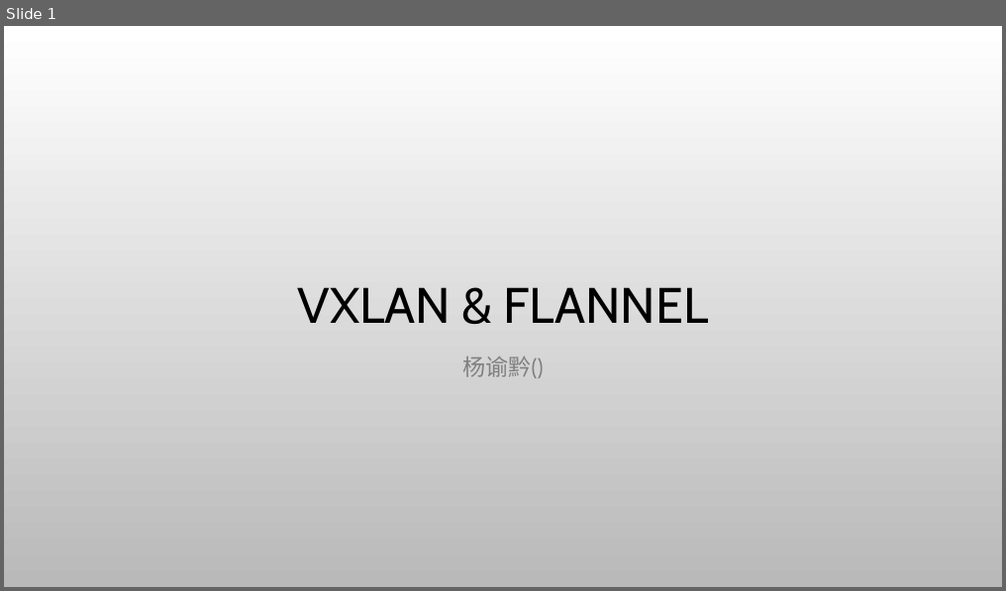
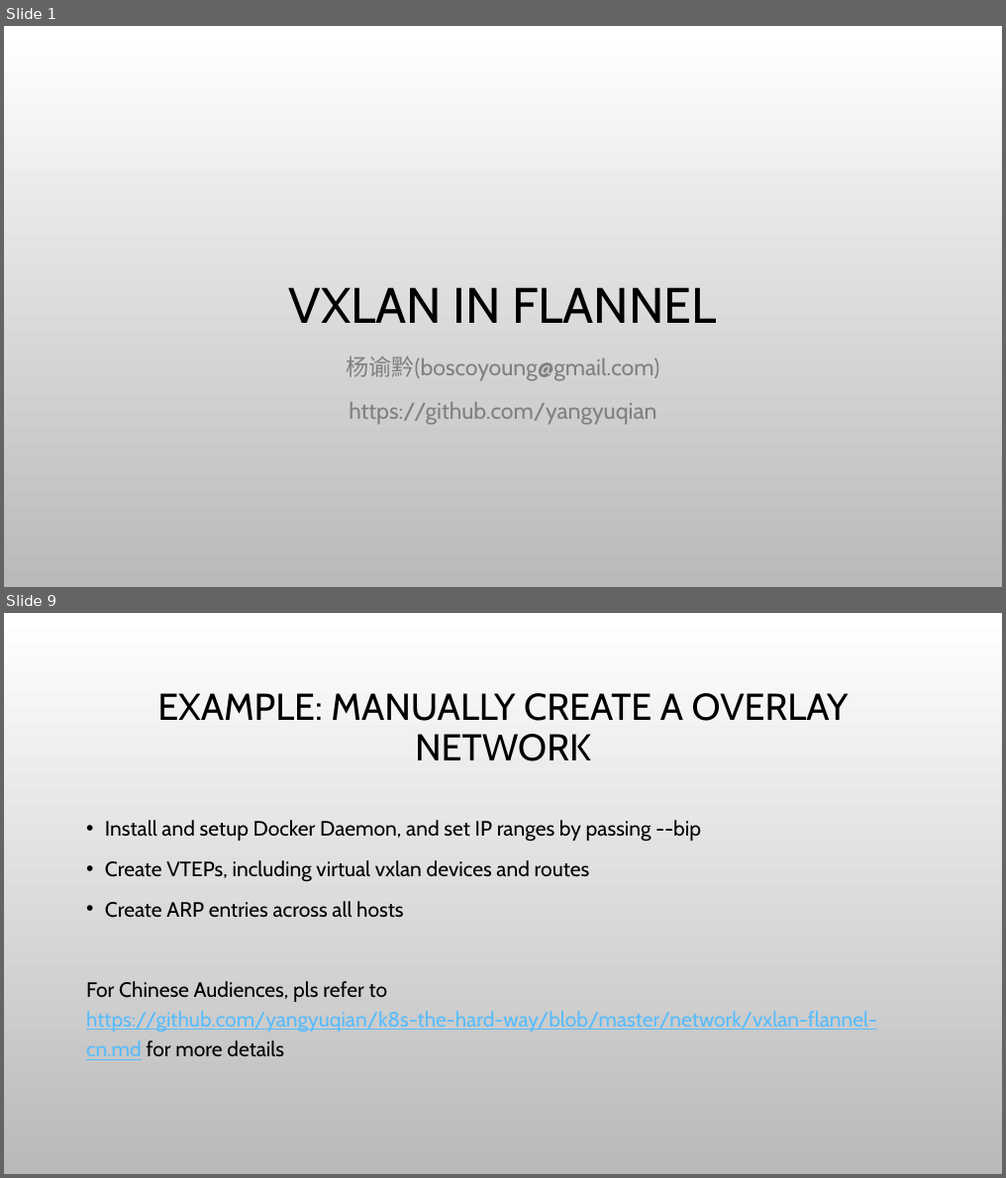
Before and after one commit to yangyuqian/k8s-the-hard-way, a slide deck: ppt/vxlan-flannel-cn.pptx. Shown one above the other, each under a label of ours: slide 1 before the commit, slides 1 and 9 after it; the slides between them are not shown. The pictures are 1006x591 and 1006x1178 pixels, drawn with LibreOffice and Linux fonts; fonts in the diff are those of the drawing; background and template pictures are left out. Boxes give left, top, right and bottom in pixels: in the first picture for what was removed or moved away, otherwise in the second. Text is boxed around its words. In the diff, an @@ line names an element or a change of style, - is before the commit and + after.

```diff
--- a/ppt/vxlan-flannel-cn.pptx
+++ b/ppt/vxlan-flannel-cn.pptx
@@ slide 9 added at bbox=[4, 613, 1002, 1174], background picture (left out) @@
@@ title added at bbox=[157, 693, 848, 761], 36 pt, text #000000 @@
+EXAMPLE: MANUALLY CREATE A OVERLAY NETWORK
@@ text added at bbox=[86, 820, 877, 1060], 20 pt, text #000000 @@
+• Install and setup Docker Daemon, and set IP ranges by passing --bip
+• Create VTEPs, including virtual vxlan devices and routes
+• Create ARP entries across all hosts
+For Chinese Audiences, pls refer to https://github.com/yangyuqian/k8s-the-hard-way/blob/master/network/vxlan-flannel-cn.md for more details
@@ slide 1 changed as well @@
@@ title at bbox=[289, 287, 717, 323]: text changed @@
-VXLAN & FLANNEL
+VXLAN IN FLANNEL
@@ subtitle at bbox=[346, 357, 659, 425]: text changed @@
-杨谕黔()
+杨谕黔(boscoyoung@gmail.com)
+https://github.com/yangyuqian
```
Also in this commit, not shown: 11 other slides added.
